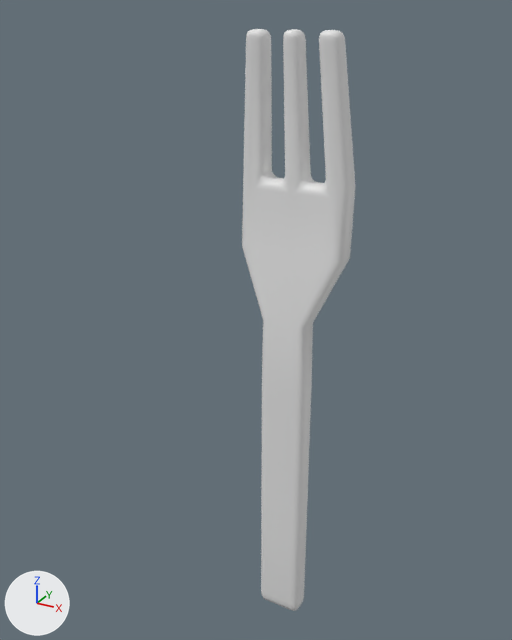
One commit to the FBX model Assets/Objetos/Modelos/Tenedor/Tenedor.fbx: the scene before it, then after it.
One viewpoint serves both versions: a 50 mm camera at (0.95, -1.97, 2.19) aimed at (-0.17, 0.06, 1.17). Lighting does not change. The marker at lower left points along +X, +Y and +Z. Vertices at the same position are counted once.

Before the edit, the objects in view are built like this:
```python
me_mesh = bpy.data.meshes.new('Mesh')
me_mesh.from_pydata(...)  # 657 vertices, 654 faces; spans x -22.2..7.3, y -2.8..2.8, z 0.2..84.0
ob_box001 = bpy.data.objects.new('Box001', me_mesh)
ob_box001.location = (0.0, 0.0, 0.0)
ob_box001.scale = (0.0254, 0.0254, 0.0254)
```
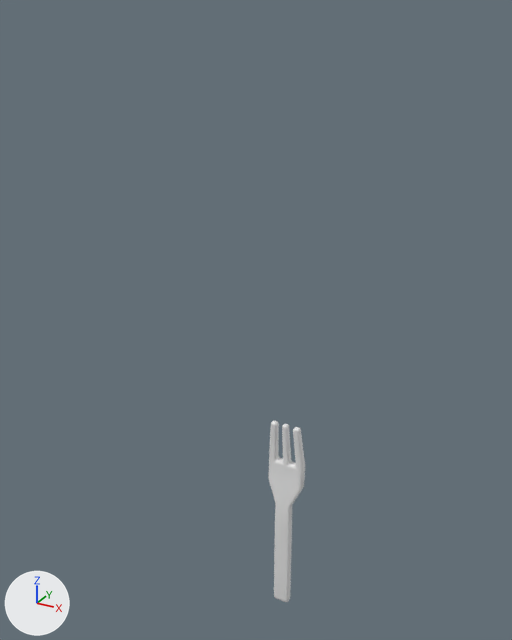
Diff of the bpy script that builds the scene:
```diff
--- a/Assets/Objetos/Modelos/Tenedor/Tenedor.fbx.py
+++ b/Assets/Objetos/Modelos/Tenedor/Tenedor.fbx.py
@@ me_mesh @@
 me_mesh.from_pydata(...)  # 657 vertices, 654 faces; spans x -22.2..7.3, y -2.8..2.8, z 0.2..84.0
 # used by ob_box001; location = (0.0, 0.0, 0.0); scale = (0.0254, 0.0254, 0.0254)
+# me_mesh part 1: the loose piece of 656 vertices spanning x -7.3..7.3, y -2.8..2.8, z 0.2..84.0 is scaled about its middle by 0.979, then moved by (-0.8, -0.4, -0.8)
@@ ob_box001 @@
 ob_box001.location = (0.0, 0.0, 0.0)
-ob_box001.scale = (0.0254, 0.0254, 0.0254)
+ob_box001.scale = (0.01, 0.01, 0.01)
```

Location of each change, (x1, y1, x2, y2) in pixels of the pictures (512 x 640 px):
'Box001', reshaped, rescaled
    before: (242, 29, 356, 611)
    after: (268, 421, 305, 602)
